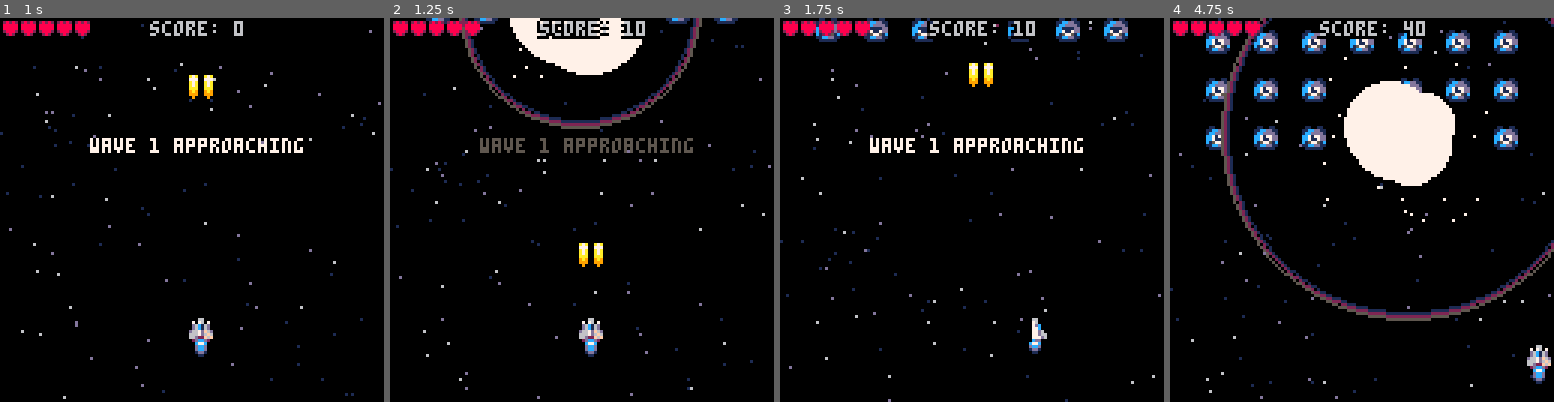
Above: before the commit, frames 1-4 (left to right).
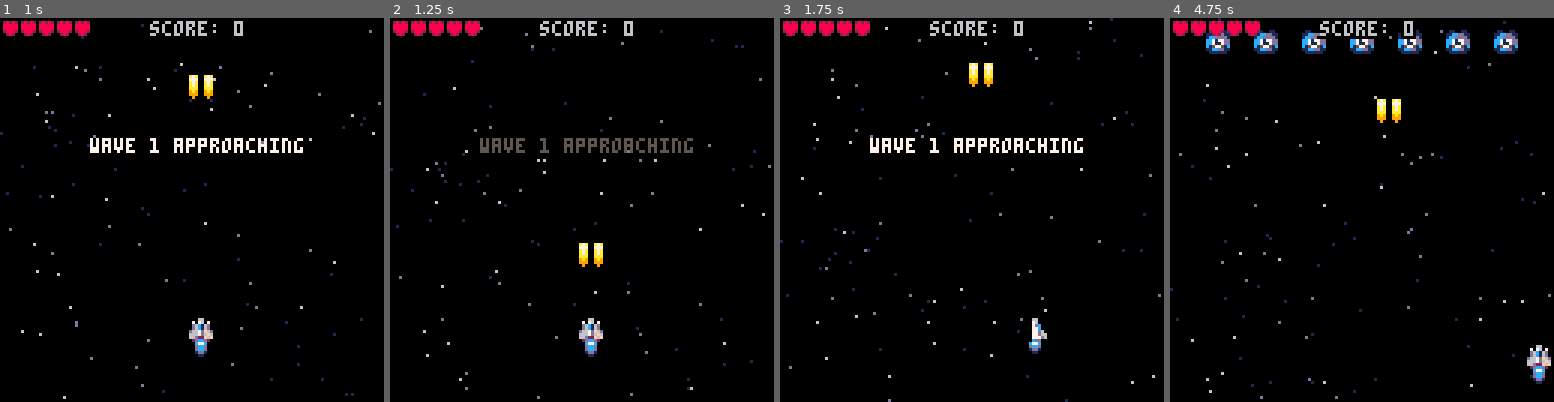
Above: after the commit, the same moments.

Repository: jimmac/pico-shed
Game: PICO-8 cartridge shmup.p8
Two runs of this game, one before a commit and one after it. Both use one fixed random seed, a clock stepped at 60 frames per second and the inputs below.
Inputs:
- Up to frame 1 (1 s): tap X (X key) at 0.33 s; tap O (Z key) at 0.7 s
- Up to frame 2 (1.25 s): tap X (X key) at 1.07 s
- Up to frame 3 (1.75 s): hold Right from 1.6 s (still down); tap O (Z key) at 1.7 s
- Up to frame 4 (4.75 s): tap X (X key) at 1.85, 2.97, 4.08 s; release Right at 2.1 s; tap O (Z key) every 0.4 s from 2.1 to 4.5 s; hold Up 2.15-2.42 s; hold Right 2.47-3.03 s; hold Left 3.08-3.58 s; hold Down 3.63-3.97 s; hold Right 4.02-4.68 s; hold Up from 4.73 s (still down)

Frame 1 is identical in both runs. In frame 2, 5.1% of the frame differs, in the area x 9-91%, y 0-29%; in frame 3, 1.7%; in frame 4, 13%, in the area x 9-100%, y 0-79%.

Commit message:
better wave timing

Diff:
--- a/shmup.p8
+++ b/shmup.p8
@@ -311,7 +311,7 @@
 		end
 
 		-- kill offscreen enemies
-		if myen.y>128 then
+		if myen.y>150 then
 		 del(en,myen)
 		end
 	end
@@ -595,7 +595,7 @@
 		for i=1,7 do
 			for j=1,3 do
 				local x=(i-1)*16+12
-		  local y=-64+16*j
+		  local y=-96+16*j
 		  hp=wave
 				spawnen(x,y,hp)
 			end
